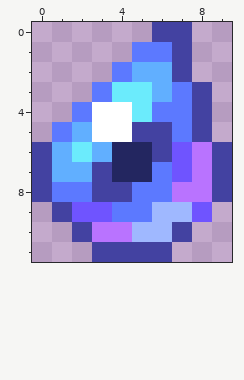
Two states of a pixel-art sprite, Content/Items/Consumables/InkCrystal.png. Above, as it was before the edit.
The file is 20x24 pixels, drawn in blocks of 2x2; one block is one cell here.
Once edited:
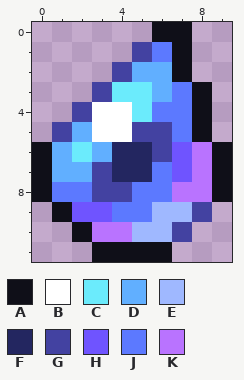
Palette (. is transparent): A #0f0f18  B #ffffff  C #6bebfc  D #61afff  E #9fb8ff  F #232660  G #4342a1  H #6f54ff  J #5c79ff  K #b973ff
Diff:
Changed rows in their new state; - is an unchanged pixel.
first column x 0:
 0 ------AA--
 1 -----G-A--
 2 ----G--A--
 3 ---G----A-
 4 --G-----A-
 5 -G------A-
 6 A--------A
 7 A--------A
 8 A--------A
 9 -A------G-
10 --A-------
11 ---AAAA---
Changed places in both pictures, as pixel boxes (x1, y1, x2, y2):
changed: (32, 22, 232, 262)
